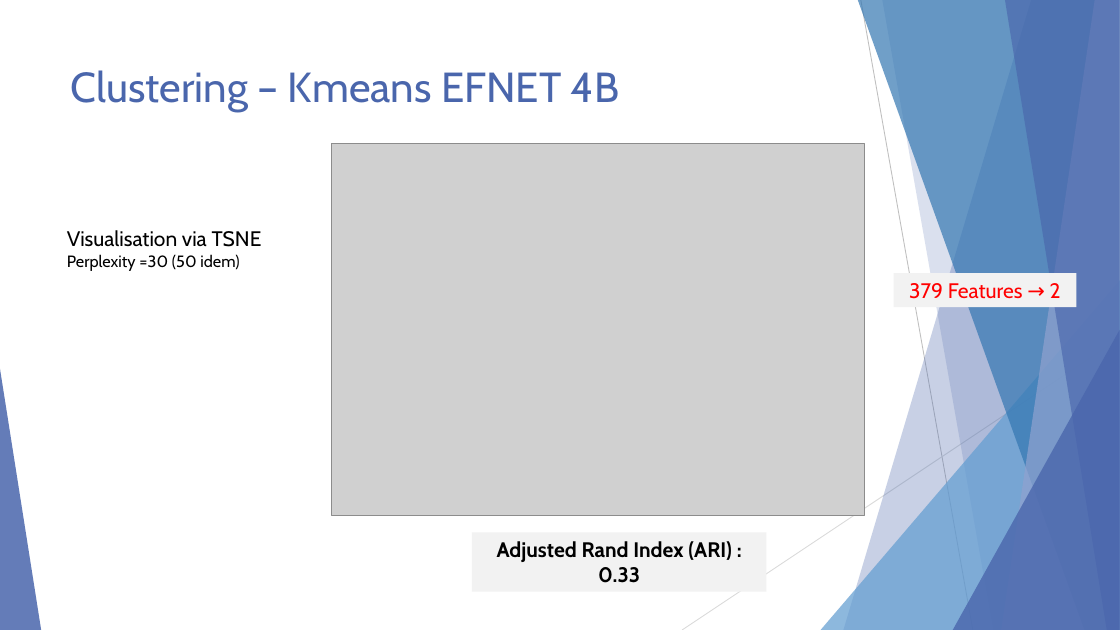
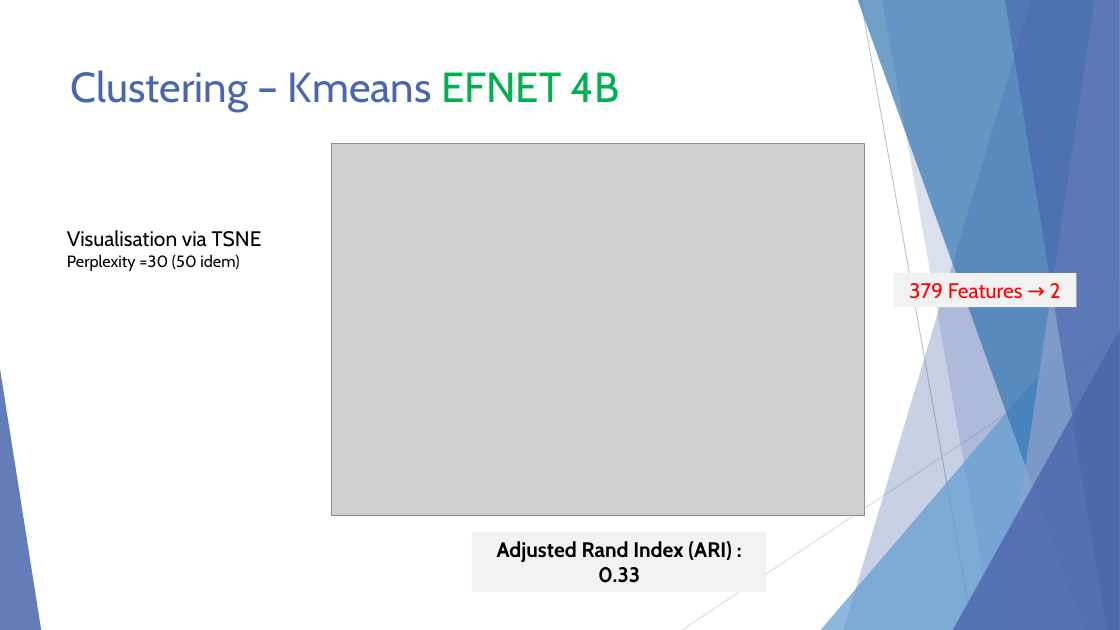
Before and after one commit to KL38/OC_P7_DL_SSL_Brain-Tumor-Detection, a slide deck: slide 10 of Lebayle_Kevin_7_présentation_13.04.26.pptx (slide 9 before the commit). Drawn at 1120x630 pixels with LibreOffice and Linux fonts; fonts in the diff are those of the drawing; grey boxes stand for pictures. Boxes give left, top, right and bottom in pixels: in the first picture for what was removed or moved away, otherwise in the second. Text is boxed around its words. In the diff, an @@ line names an element or a change of style, - is before the commit and + after.

```diff
--- a/Lebayle_Kevin_7_présentation_13.04.26.pptx
+++ b/Lebayle_Kevin_7_présentation_13.04.26.pptx
@@ title "Clustering – Kmeans EFNET 4B" at [71,70,620,112]: text colour #4A66AC to #00B050 in "EFNET 4B" @@
```
Also in this commit, not shown: 7 other slides changed, 11 slides added, 15 other files.
